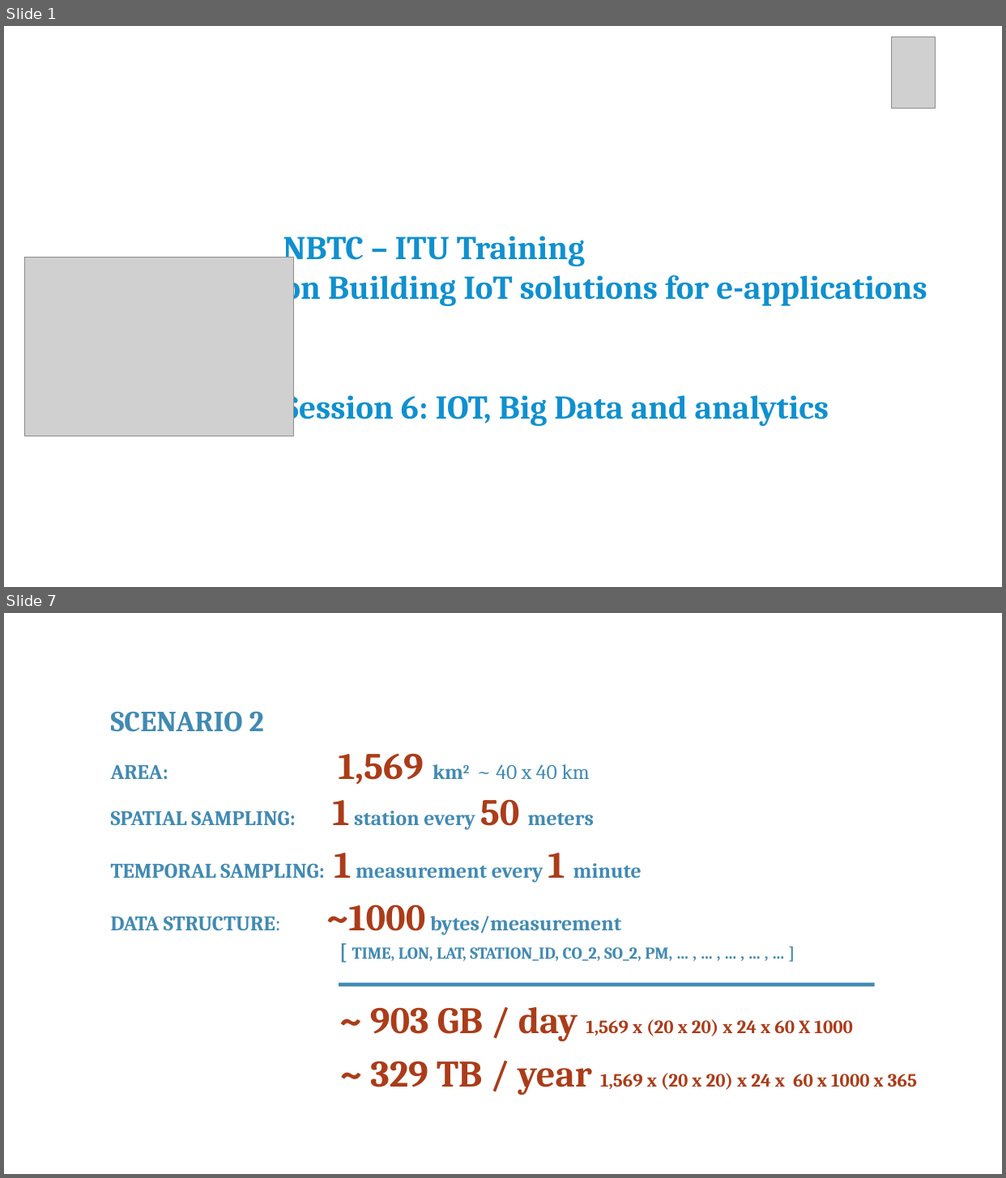
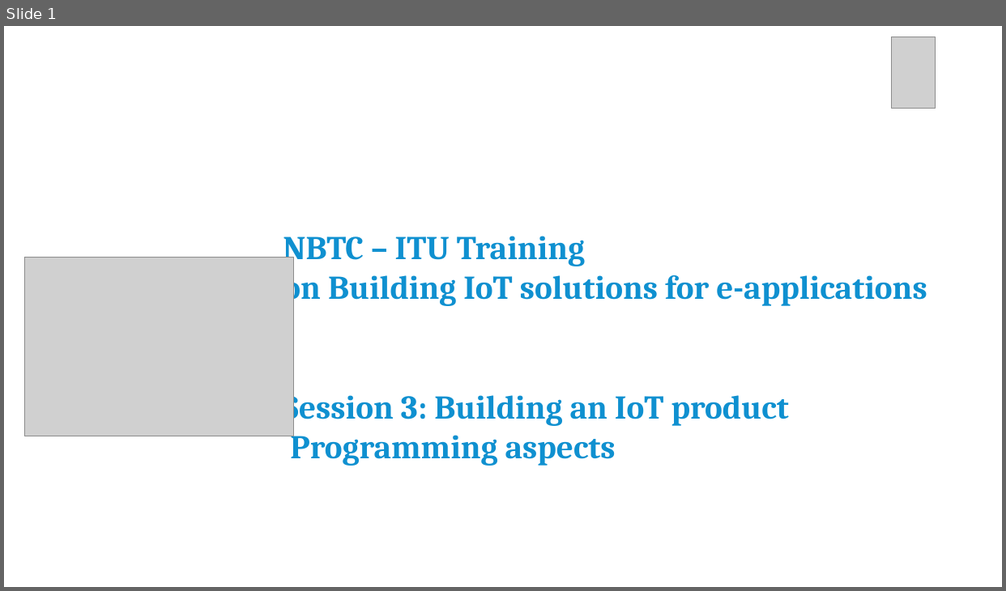
Before and after one commit to franckalbinet/iot-nbtc-itu, a slide deck: presentations/session-3-building-iot-products-programming-aspects.pptx. Shown one above the other, each under a label of ours: slides 1 and 7 before the commit, slide 1 after it; the slides between them are not shown. The pictures are 1006x1178 and 1006x591 pixels, drawn with LibreOffice and Linux fonts; fonts in the diff are those of the drawing; grey boxes stand for pictures; background and template pictures are left out. Boxes give left, top, right and bottom in pixels: in the first picture for what was removed or moved away, otherwise in the second. Text is boxed around its words. In the diff, an @@ line names an element or a change of style, - is before the commit and + after.

Commit message:
draftet pres. for ml and iot-prog-aspects + data analysis continued

```diff
--- a/presentations/session-3-building-iot-products-programming-aspects.pptx
+++ b/presentations/session-3-building-iot-products-programming-aspects.pptx
@@ slide 7 removed at (x1=4, y1=613, x2=1002, y2=1174), background #FFFFFF @@
@@ text removed at (x1=111, y1=711, x2=264, y2=732) @@
-SCENARIO 2
@@ text removed at (x1=338, y1=753, x2=590, y2=785) @@
-AREA: 1,569 km2 ~ 40 x 40 km
@@ text removed at (x1=111, y1=799, x2=594, y2=830) @@
-SPATIAL SAMPLING: 1 station every 50 meters
@@ text removed at (x1=111, y1=853, x2=641, y2=882) @@
-TEMPORAL SAMPLING: 1 measurement every 1 minute
@@ text removed at (x1=111, y1=905, x2=672, y2=961) @@
-DATA STRUCTURE: ~1000 bytes/measurement
-[ TIME, LON, LAT, STATION_ID, CO_2, SO_2, PM, … , … , … , … , … ]
@@ rectangle removed at (x1=339, y1=983, x2=875, y2=986) @@
@@ text removed at (x1=370, y1=1007, x2=852, y2=1041) @@
-~ 903 GB / day 1,569 x (20 x 20) x 24 x 60 X 1000
@@ text removed at (x1=370, y1=1061, x2=917, y2=1095) @@
-~ 329 TB / year 1,569 x (20 x 20) x 24 x 60 x 1000 x 365
@@ slide 1 changed as well @@
@@ text at (x1=283, y1=388, x2=789, y2=466): text changed @@
-Session 6: IOT, Big Data and analytics
+Session 3: Building an IoT product Programming aspects
```
Also in this commit, not shown: 10 slides added, 22 other slides removed, 2 other files.
